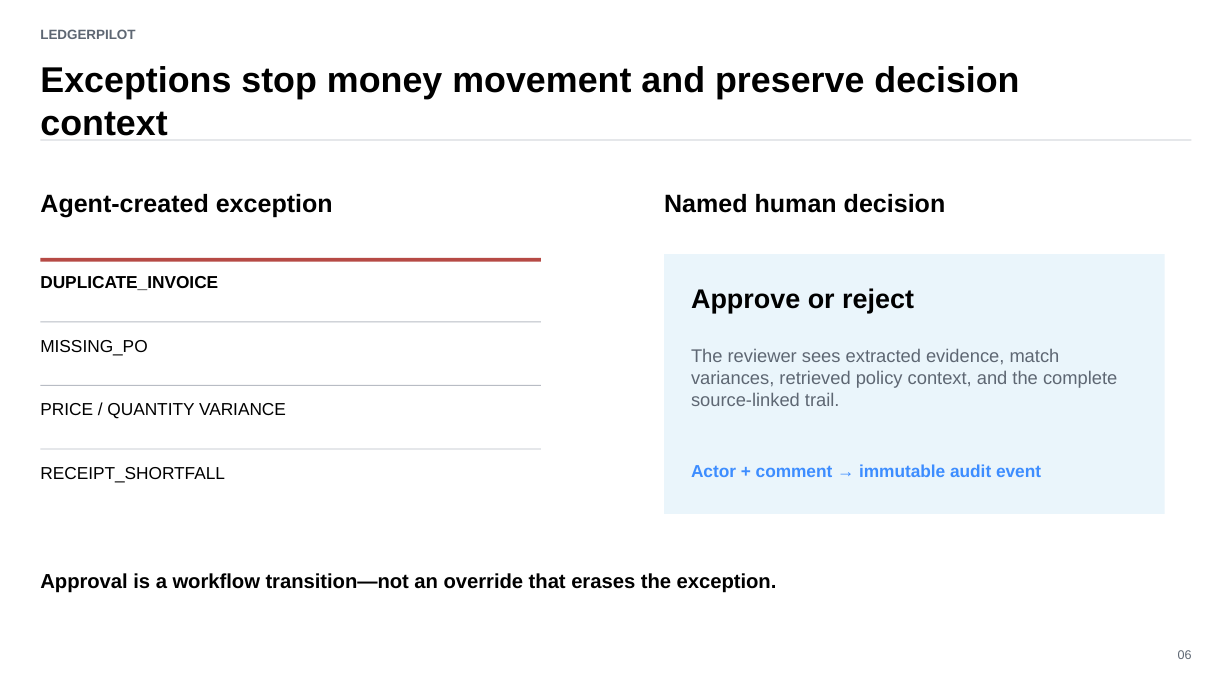
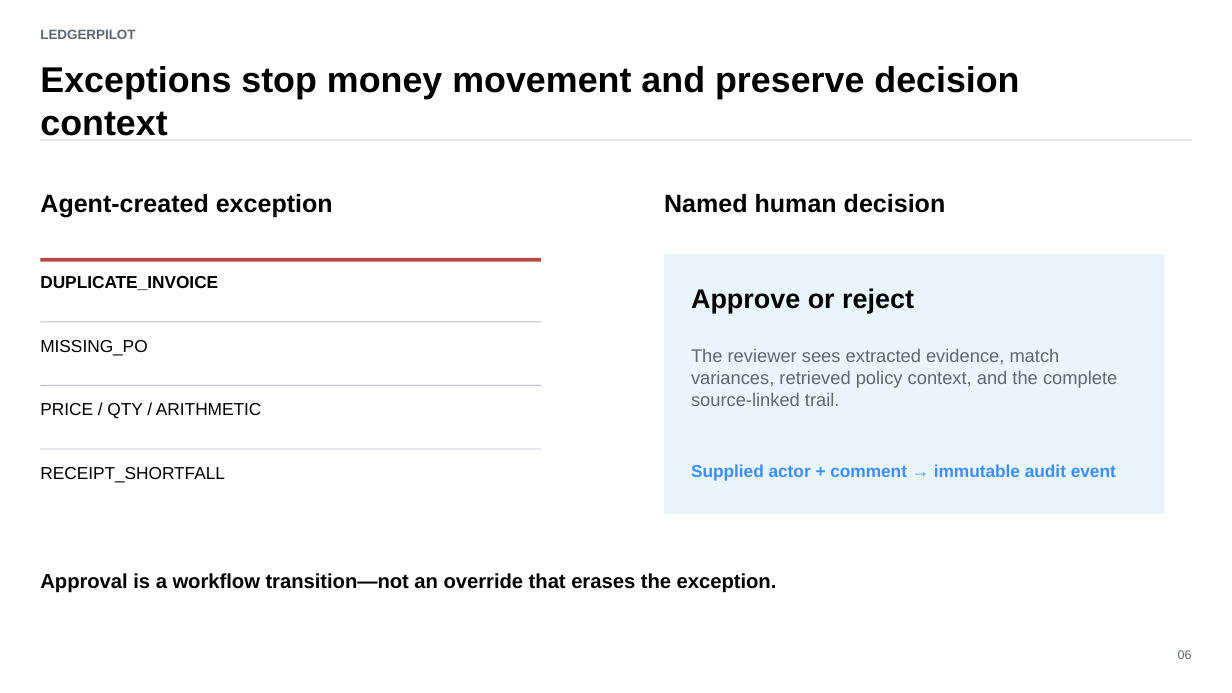
Before and after one commit to saifs1315/Agentic-Invoice-to-Payment, a slide deck: slide 6 of presentation/LedgerPilot_Assignment_Deck.pptx. Drawn at 1232x693 pixels with LibreOffice and Linux fonts; fonts in the diff are those of the drawing. Boxes give left, top, right and bottom in pixels: in the first picture for what was removed or moved away, otherwise in the second. Text is boxed around its words. In the diff, an @@ line names an element or a change of style, - is before the commit and + after.

```diff
--- a/presentation/LedgerPilot_Assignment_Deck.pptx
+++ b/presentation/LedgerPilot_Assignment_Deck.pptx
@@ text at [40,403,261,419]: text changed @@
-PRICE / QUANTITY VARIANCE
+PRICE / QTY / ARITHMETIC
@@ text at [691,464,1116,481]: text changed @@
-Actor + comment → immutable audit event
+Supplied actor + comment → immutable audit event
```
Also in this commit, not shown: 4 other slides changed, 33 other files.
